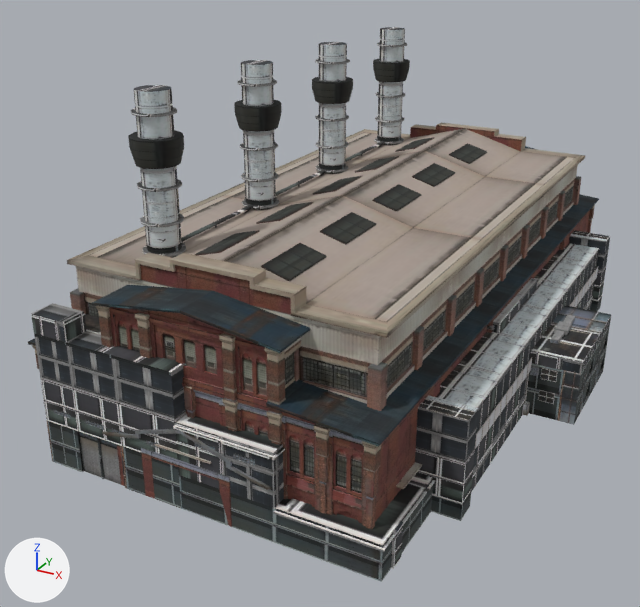
A saved change to the glTF model FREEMODELS/curated/port_halls.glb.
Both versions are drawn from a camera (50 mm lens) standing at (3.94, -8.33, 4.6) and looking at (-0.3, -0.61, 0.74). Every picture has the same lights, and +X, +Y and +Z are marked at lower left. The first picture is the older version. Where no turn or scale is listed for an object, it has been applied to the vertices.

The first picture shows 'hall_building_10', 'hall_factory_1', 'hall_factory_2', 'hall_hangar', 'hall_powerplant', 'hall_terminal', 'hall_warehouse_1'.
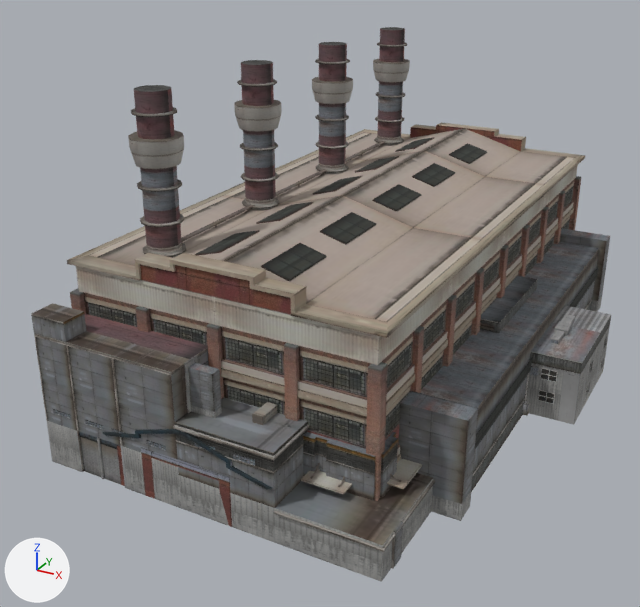
Where the change shows, as pixel boxes [x1, y1, x2, y2] in the pictures (640 x 607 px):
'hall_powerplant', surface changed
    both: [31, 27, 435, 582]
'hall_factory_1', deleted
    before: [28, 146, 599, 530]
    faces in mat_industrial_facade_flr_1 (picture img_image_0): [32, 205, 595, 530]
    faces in mat_industrial_walls_flr_2 (picture img_image_3): [28, 146, 599, 447]
'hall_hangar', surface changed
    both: [415, 230, 610, 521]
'hall_terminal', surface changed (lighter)
    both: [523, 305, 611, 425]
'hall_warehouse_1', surface changed (grey to black)
    both: [487, 278, 538, 333]

The change, as a diff of the scene's bpy script:
```diff
--- a/FREEMODELS/curated/port_halls.glb.py
+++ b/FREEMODELS/curated/port_halls.glb.py
@@ mat_industrial_walls_flr_1 @@
 mat_industrial_walls_flr_1 = principled_material('Industrial_Walls_FLR_1')
-mat_industrial_walls_flr_1.texture = img_image_5
+mat_industrial_walls_flr_1.texture = img_image_4
 mat_industrial_walls_flr_1.roughness = 0.9
@@ mat_industrial_windows_flr_1 @@
 mat_industrial_windows_flr_1 = principled_material('Industrial_Windows_FLR_1')
-mat_industrial_windows_flr_1.texture = img_image_6
+mat_industrial_windows_flr_1.texture = img_image_5
 mat_industrial_windows_flr_1.roughness = 0.9
@@ ob_hall_factory_1 @@
-ob_hall_factory_1 = bpy.data.objects.new('hall_factory_1', me_hall_factory_1)
-ob_hall_factory_1.location = (0.0, 0.0, 0.0)
```
